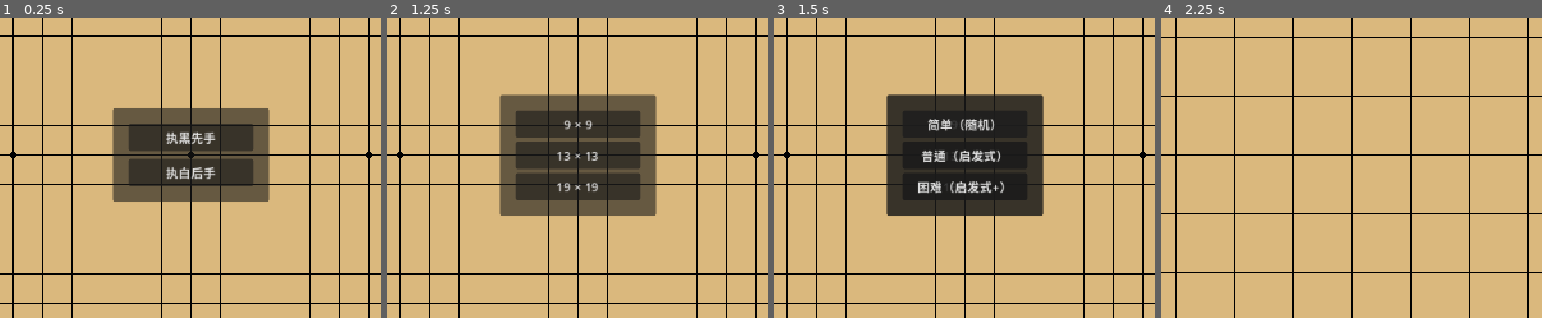
Above: before the commit, frames 1-4 (left to right).
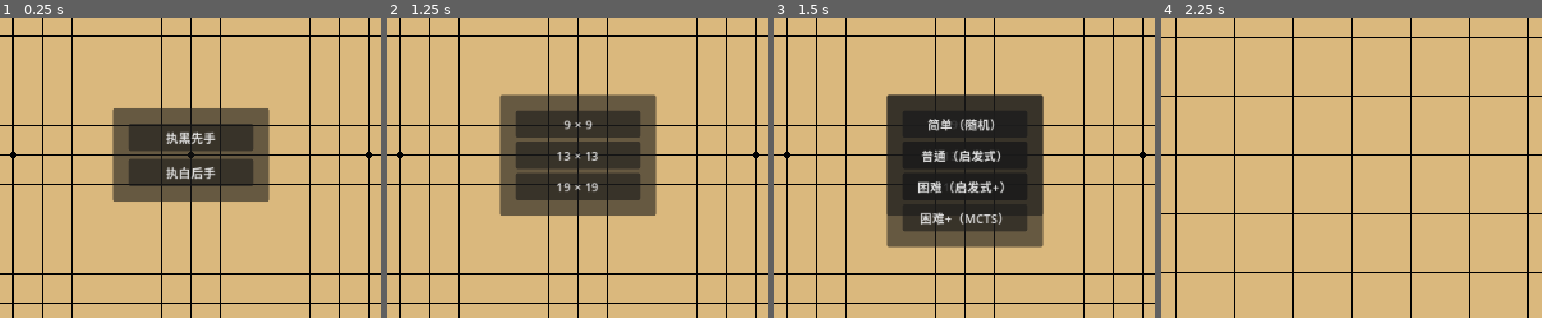
Above: after the commit, the same moments.

Repository: SSSxSSSxSSS/WeiQi
Game: Godot game, scene res://src/scenes/main.tscn
The game is run twice, just before and just after one commit, with the same random seed, the same clock (stepped at 60 frames per second) and the same inputs.
Inputs:
- Up to frame 1 (0.25 s): no input
- Up to frame 2 (1.25 s): click "执黑先手" at 0.5 s
- Up to frame 3 (1.5 s): click "9 × 9" at 1.25 s
- Up to frame 4 (2.25 s): click "困难（启发式+）" at 2 s
The pictures show only the part of the screen within x 27-77%, y 27-77%; the shares and areas given below are measured in that part.

Frames 1-2 are identical in both runs. In frame 3, 4.4% of the frame differs, in the area x 29-71%, y 64-77%; in frame 4, nothing differs.

Commit message:
feat: MCTS AI（蒙特卡洛树搜索）+ 难度选择集成

Diff:
--- /dev/null
+++ b/src/ai/ai_mcts.gd
@@ -0,0 +1,160 @@
+# src/ai/ai_mcts.gd
+class_name AiMcts
+extends AiBase
+
+const DEFAULT_SIMULATIONS := 300
+const UCB_C := 1.4
+
+var _simulations: int
+var _rules: GoRules
+var _my_color: Stone.Type
+
+func _init(simulations: int = DEFAULT_SIMULATIONS) -> void:
+	_simulations = simulations
+	_rules = GoRules.new()
+
+func get_move(board: Board, color: Stone.Type) -> Vector2i:
+	_my_color = color
+	var root: _MctsNode = _MctsNode.new(board, Vector2i(-1, -1), null)
+
+	for _i in _simulations:
+		var node: _MctsNode = root
+		var sim_board: Board = board.clone()
+		var sim_rules: GoRules = GoRules.new()
+		var sim_color: Stone.Type = color
+
+		# 1. Selection: 沿 UCB1 走到叶节点
+		while node._untried_moves.is_empty() and not node._children.is_empty():
+			node = node._best_child(UCB_C)
+			sim_rules.play_move(sim_board, node._move.x, node._move.y, sim_color)
+			sim_color = Stone.opponent(sim_color)
+
+		# 2. Expansion: 展开一个未尝试的走法
+		if not node._untried_moves.is_empty():
+			var idx: int = randi() % node._untried_moves.size()
+			var move: Vector2i = node._untried_moves[idx]
+			node._untried_moves.remove_at(idx)
+			sim_rules.play_move(sim_board, move.x, move.y, sim_color)
+			sim_color = Stone.opponent(sim_color)
+			node = node._add_child(sim_board, move)
+
+		# 3. Simulation: 随机下到底
+		sim_color = _rollout(sim_board, sim_rules, sim_color)
+
+		# 4. Backpropagation: 回传结果
+		var result: float = 0.0
+		if sim_color == color:
+			result = 1.0  # 我方胜利
+		elif sim_color == Stone.opponent(color):
+			result = 0.0  # 对方胜利
+		else:
+			result = 0.5  # 平局
+		while node != null:
+			node._visits += 1
+			node._wins += result
+			result = 1.0 - result
+			node = node._parent
+
+	if root._children.is_empty():
+		return Vector2i(-1, -1)
+
+	# 选访问次数最多的子节点
+	var best: _MctsNode = root._children[0]
+	for c in root._children:
+		if c._visits > best._visits:
+			best = c
+	return best._move
+
+## 随机模拟到终局（最多 step_limit 步）
+func _rollout(board: Board, rules: GoRules, color: Stone.Type, step_limit: int = 200) -> Stone.Type:
+	var steps: int = 0
+	var opponent: Stone.Type = Stone.opponent(color)
+	# 先用启发式策略收集合法走法（比纯随机快）
+	while steps < step_limit:
+		var candidates: Array[Vector2i] = []
+		for row in board.size:
+			for col in board.size:
+				var test_board: Board = board.clone()
+				var test_rules: GoRules = GoRules.new()
+				var r: MoveResult = test_rules.play_move(test_board, row, col, color)
+				if r.valid:
+					candidates.append(Vector2i(row, col))
+		if candidates.is_empty():
+			rules.do_pass()
+			opponent = Stone.opponent(opponent)
+			color = opponent
+			# 连续的 pass
+			if steps > 0 and candidates.is_empty():
+				break
+		else:
+			var move: Vector2i = candidates[randi() % candidates.size()]
+			rules.play_move(board, move.x, move.y, color)
+			color = opponent
+			opponent = Stone.opponent(opponent)
+		steps += 1
+		if steps > step_limit - 1:
+			break
+	# 用中国规则判定胜负
+	var score: Dictionary = GoScoring.score(board, 7.5)
+	if score["winner"] == Stone.Type.BLACK:
+		return Stone.Type.BLACK
+	elif score["winner"] == Stone.Type.WHITE:
+		return Stone.Type.WHITE
+	return Stone.Type.EMPTY
+
+func get_name() -> String:
+	return "MCTS AI"
+
+func get_level() -> String:
+	return "困难+ (%d)" % _simulations
+
+# ============================================================
+# 内部类：MCTS 节点
+# ============================================================
+class _MctsNode:
+	var _board: Board
+	var _move: Vector2i
+	var _parent: _MctsNode
+	var _children: Array
+	var _untried_moves: Array[Vector2i]
+	var _visits: int = 0
+	var _wins: float = 0.0
+
+	func _init(board: Board, move: Vector2i, parent: _MctsNode) -> void:
+		_board = board.clone() if board else null
+		_move = move
+		_parent = parent
+		_children = []
+		_untried_moves = _collect_moves(board)
+		_visits = 0
+		_wins = 0.0
+
+	func _collect_moves(board: Board) -> Array[Vector2i]:
+		var moves: Array[Vector2i] = []
+		if board == null:
+			return moves
+		for row in board.size:
+			for col in board.size:
+				moves.append(Vector2i(row, col))
+		moves.shuffle()
+		return moves
+
+	func _add_child(board: Board, move: Vector2i) -> _MctsNode:
+		var child: _MctsNode = _MctsNode.new(board, move, self)
+		_children.append(child)
+		return child
+
+	func _best_child(c: float) -> _MctsNode:
+		var best: _MctsNode = _children[0]
+		var best_val: float = -INF
+		var ln_total: float = log(float(_visits))
+		for child in _children:
+			if child._visits == 0:
+				return child
+			var exploit: float = child._wins / float(child._visits)
+			var explore: float = c * sqrt(ln_total / float(child._visits))
+			var val: float = exploit + explore
+			if val > best_val:
+				best_val = val
+				best = child
+		return best
--- a/src/game/game_controller.gd
+++ b/src/game/game_controller.gd
@@ -118,6 +118,14 @@
 	hard_btn.pressed.connect(_on_difficulty_hard)
 	_difficulty_panel.add_child(hard_btn)
 
+	var mcts_btn: Button = Button.new()
+	mcts_btn.text = "困难+（MCTS）"
+	mcts_btn.position = Vector2(20, 140)
+	mcts_btn.size = Vector2(160, 35)
+	mcts_btn.pressed.connect(_on_difficulty_mcts)
+	_difficulty_panel.add_child(mcts_btn)
+	_difficulty_panel.size.y = 195
+
 	# Pass 按钮（初始隐藏）
 	_pass_button = Button.new()
 	_pass_button.text = "Pass"
@@ -194,6 +202,11 @@
 func _on_difficulty_hard() -> void:
 	_sound.play_click()
 	_ai = AiHeuristic.new(AiHeuristic.Level.HARD)
+	_start_game()
+
+func _on_difficulty_mcts() -> void:
+	_sound.play_click()
+	_ai = AiMcts.new(500 if _board_size >= 13 else 1000)
 	_start_game()
 
 func _start_game() -> void:
--- /dev/null
+++ b/test/unit/test_ai_mcts.gd
@@ -0,0 +1,25 @@
+# test/unit/test_ai_mcts.gd
+extends GutTest
+
+# ============================================================
+# MCTS AI 行为规格
+# ============================================================
+# MCTS 用蒙特卡洛树搜索选择最优落子。
+# 测试：空棋盘上应返回合法坐标（但需要时间模拟）
+
+# ------------------------------------------------------------
+# 测试 1: 空棋盘返回合法坐标
+# ------------------------------------------------------------
+func test_mcts_returns_valid_move_on_empty_board():
+	var ai := AiMcts.new(50)  # 少量模拟加速测试
+	var board := Board.new(9)  # 9×9 快速
+	var move := ai.get_move(board, Stone.Type.BLACK)
+	assert_true(move.x >= 0 and move.x < 9,
+		"应返回合法坐标，实际: (%d,%d)" % [move.x, move.y])
+
+# ------------------------------------------------------------
+# 测试 2: get_name / get_level
+# ------------------------------------------------------------
+func test_mcts_name_and_level():
+	var ai := AiMcts.new(100)
+	assert_eq(ai.get_name(), "MCTS AI")
Not shown, added: src/ai/ai_mcts.gd.uid
Not shown, added: test/unit/test_ai_mcts.gd.uid
